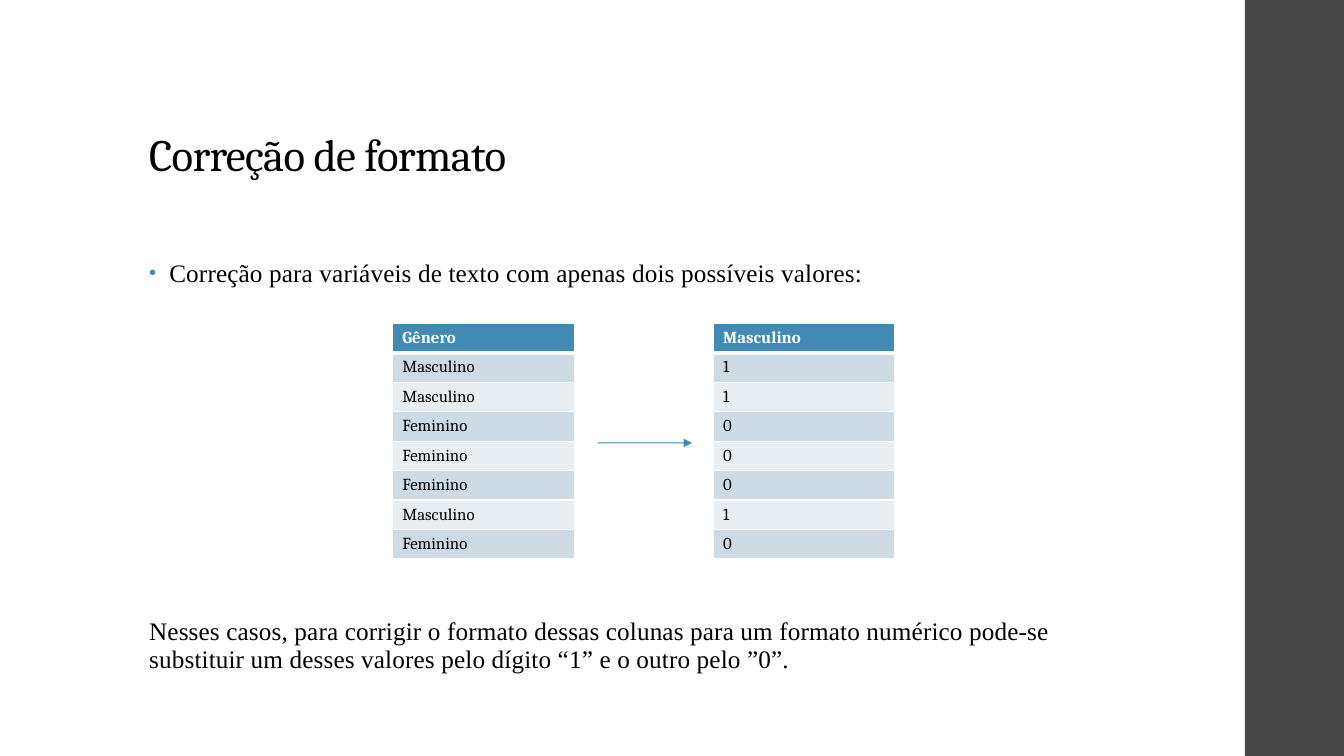
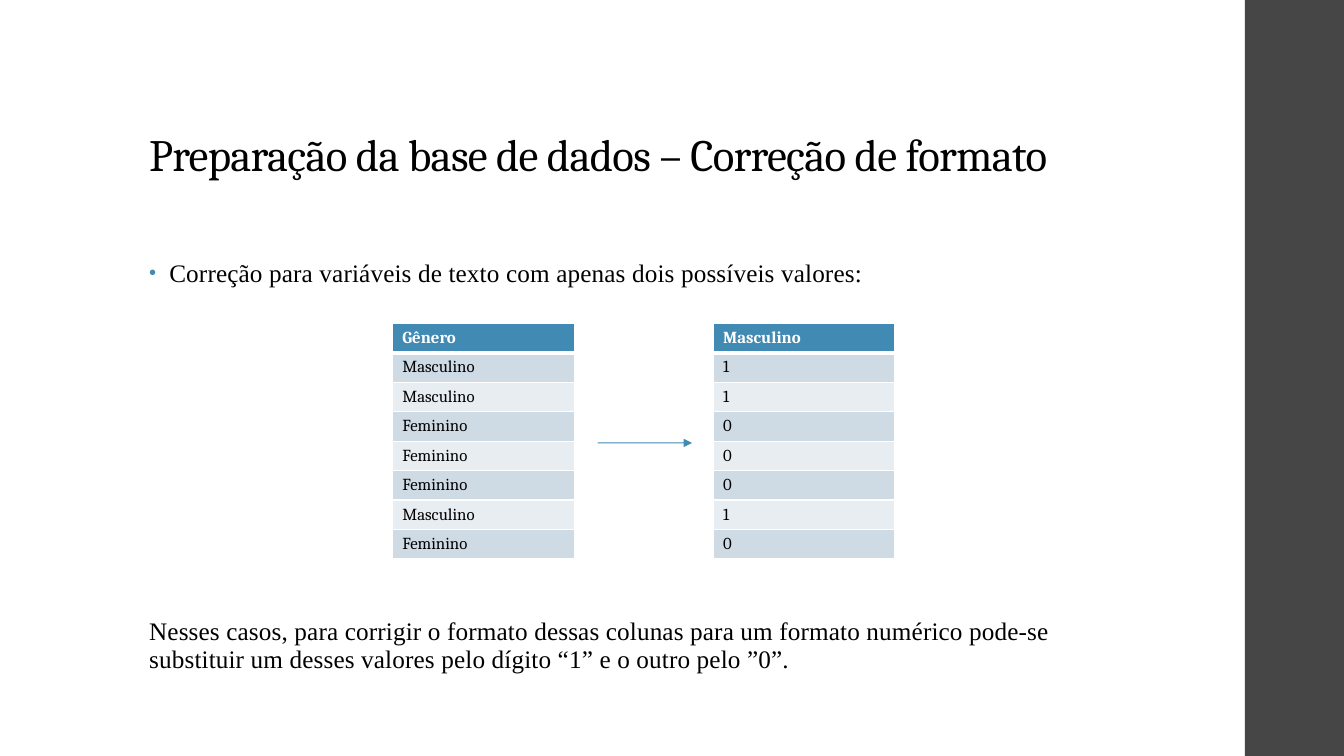
Before and after one commit to ViniPilan/avc-modeling, a slide deck: slide 8 of apresentação.odp. Drawn at 1344x756 pixels with LibreOffice and Linux fonts; fonts in the diff are those of the drawing. Boxes give left, top, right and bottom in pixels: in the first picture for what was removed or moved away, otherwise in the second. Text is boxed around its words. In the diff, an @@ line names an element or a change of style, - is before the commit and + after.

```diff
--- a/apresentação.odp
+++ b/apresentação.odp
@@ title at bbox=[149, 139, 1048, 181]: text changed @@
-Correção de formato
+Preparação da base de dados – Correção de formato
```
Also in this commit, not shown: 9 other slides changed, 5 slides added, 8 slides removed, 2 other files.
